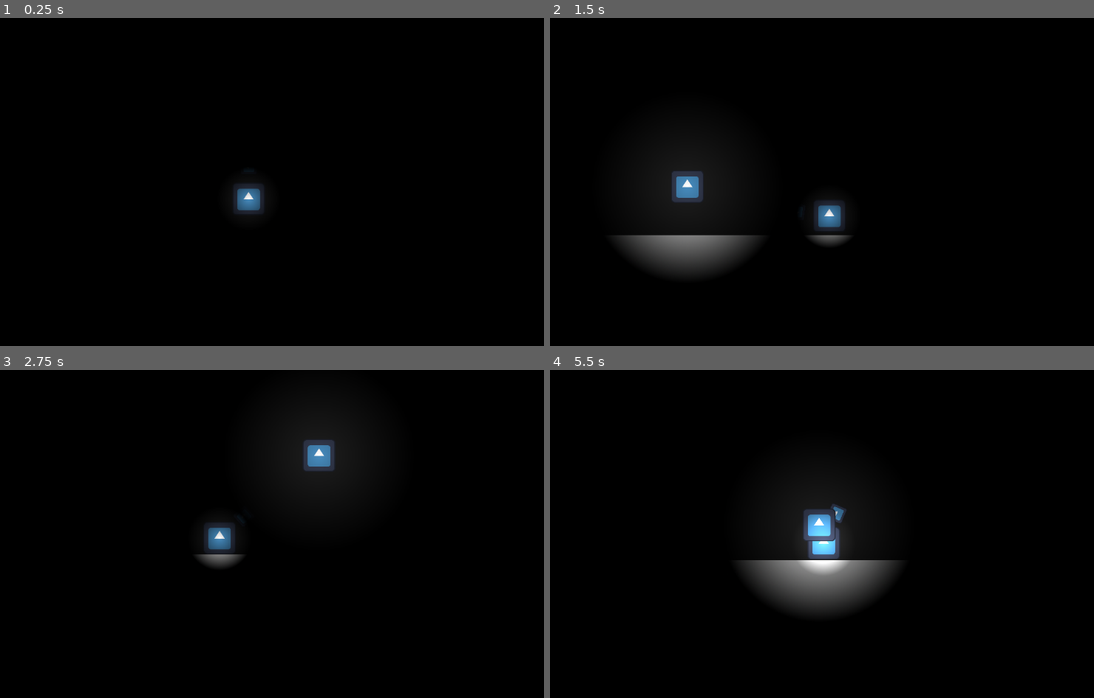
Above: before the commit, frames 1-4 (two rows, left to right).
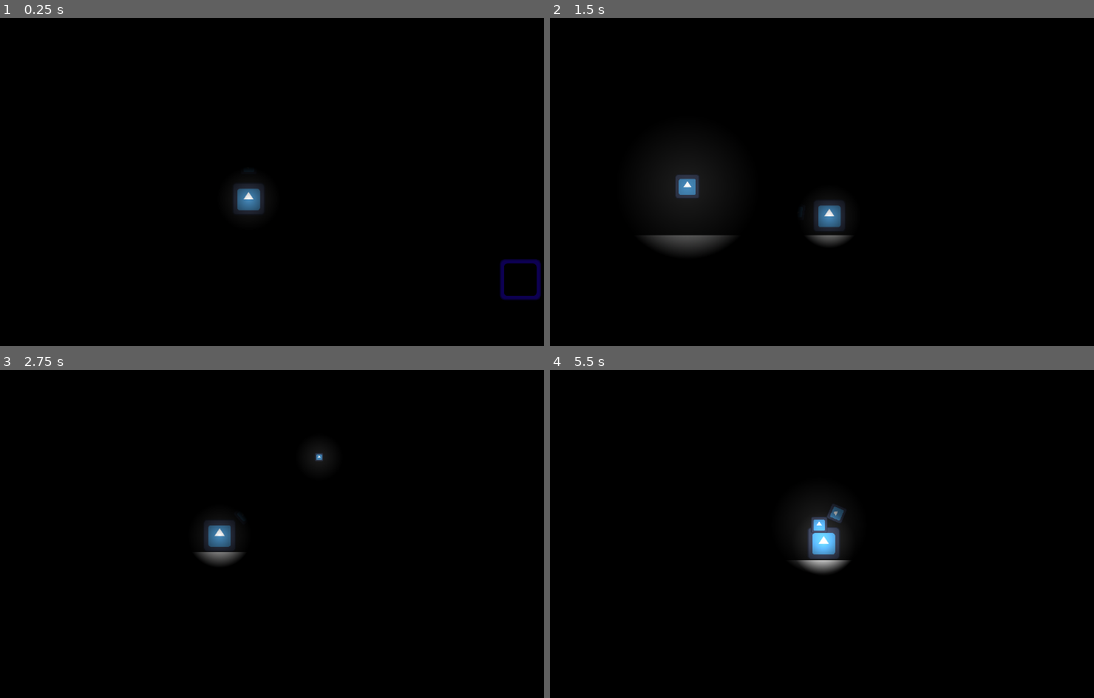
Above: after the commit, the same moments.

Repository: shiftfox/lightformer
Game: Godot game, scene res://scenes/sandbox.tscn
The game is run twice, just before and just after one commit, with the same random seed, the same clock (stepped at 60 frames per second) and the same inputs. The engine's default icon, where the game draws it, is replaced by a stand-in: a white triangle on a blue panel in a dark square.
Inputs (mouse positions are in pixels of both pictures, inside the frame that each line leads up to):
- Up to frame 1 (0.25 s): no input
- Up to frame 2 (1.5 s): move the mouse to (930, 165) at 0.52 s; press the mouse at (930, 165) at 0.53 s; hold Right (right) from 0.53 s (still down); right-click (930, 165) at 0.6 s; tap Space (jump) at 0.77 s; move the mouse to (680, 198) at 1.27 s; release the mouse at (680, 198) at 1.28 s; click (680, 198) at 1.35 s
- Up to frame 3 (2.75 s): tap Space (jump) at 1.52 s; right-click (130, 550) at 1.55 s; move the mouse to (310, 458) at 2.02 s; release Right (right) at 2.03 s; press the mouse at (310, 458) at 2.03 s; hold Left (left) from 2.03 s (still down); right-click (310, 458) at 2.1 s
- Up to frame 4 (5.5 s): move the mouse to (767, 599) at 2.77 s; release Left (left) at 2.78 s; release the mouse at (767, 599) at 2.78 s; hold Right (right) 2.78-4.28 s; click (767, 599) at 2.85 s; tap Space (jump) at 3.02, 3.77, 4.52 s; right-click (767, 599) at 3.05 s; move the mouse to (974, 583) at 3.52 s; press the mouse at (974, 583) at 3.53 s; right-click (974, 583) at 3.6 s; move the mouse to (620, 481) at 4.27 s; release the mouse at (620, 481) at 4.28 s; hold Left (left) 4.28-5.03 s; click (620, 481) at 4.35 s; right-click (620, 481) at 4.55 s; move the mouse to (827, 534) at 5.02 s; press the mouse at (827, 534) at 5.03 s; hold Right (right) from 5.03 s (still down); right-click (827, 534) at 5.1 s

The runs differ from the first frame. In frame 1, 0.4% of the frame differs, in the area x 91-100%, y 73-87%; in frame 2, 2.6%; in frame 3, 0.8%; in frame 4, 4.2%, in the area x 34-65%, y 41-75%.

Commit message:
Light can now shoot out bullets, enemy outline is visible when dark

Diff:
--- a/prefabs/enemy.tscn
+++ b/prefabs/enemy.tscn
@@ -1,8 +1,12 @@
-[gd_scene load_steps=7 format=3 uid="uid://dw21kq408hve"]
+[gd_scene load_steps=9 format=3 uid="uid://dw21kq408hve"]
 
 [ext_resource type="Texture2D" uid="uid://c1fe8jqihe25o" path="res://graphics/sprites/icon.svg" id="1_cuc3g"]
 [ext_resource type="Script" path="res://scripts/enemy.gd" id="1_d3phr"]
+[ext_resource type="Shader" path="res://scripts/enemy.gdshader" id="2_d8xgf"]
 [ext_resource type="Script" path="res://scripts/health.gd" id="3_17drc"]
+
+[sub_resource type="ShaderMaterial" id="ShaderMaterial_hrfvq"]
+shader = ExtResource("2_d8xgf")
 
 [sub_resource type="RectangleShape2D" id="RectangleShape2D_6rest"]
 size = Vector2(32, 32)
@@ -16,6 +20,12 @@
 [node name="Enemy" type="CharacterBody2D"]
 script = ExtResource("1_d3phr")
 speed = 125.0
+
+[node name="Outline" type="Sprite2D" parent="."]
+modulate = Color(0.247059, 0, 1, 1)
+material = SubResource("ShaderMaterial_hrfvq")
+scale = Vector2(0.313, 0.313)
+texture = ExtResource("1_cuc3g")
 
 [node name="Sprite" type="Sprite2D" parent="."]
 scale = Vector2(0.25, 0.25)
--- a/prefabs/light.tscn
+++ b/prefabs/light.tscn
@@ -1,8 +1,9 @@
-[gd_scene load_steps=5 format=3 uid="uid://cw46dl8cpvexc"]
+[gd_scene load_steps=6 format=3 uid="uid://cw46dl8cpvexc"]
 
 [ext_resource type="Texture2D" uid="uid://c1fe8jqihe25o" path="res://graphics/sprites/icon.svg" id="1_4v1do"]
 [ext_resource type="Script" path="res://scripts/light.gd" id="1_ot7yj"]
 [ext_resource type="Texture2D" uid="uid://day326p744ey3" path="res://graphics/sprites/light.webp" id="2_4mx3t"]
+[ext_resource type="PackedScene" uid="uid://cli06dajpfvfm" path="res://prefabs/bullet.tscn" id="2_iu4w8"]
 
 [sub_resource type="CircleShape2D" id="CircleShape2D_u4urg"]
 radius = 96.0
@@ -10,6 +11,11 @@
 [node name="Light" type="Area2D"]
 script = ExtResource("1_ot7yj")
 speed = 10.0
+kill_speed = 10.0
+bullet_prefab = ExtResource("2_iu4w8")
+bullet_speed = 500.0
+bullet_count = 10
+radius = 32.0
 
 [node name="Sprite" type="Sprite2D" parent="."]
 scale = Vector2(0.25, 0.25)
--- a/prefabs/shooter_enemy.tscn
+++ b/prefabs/shooter_enemy.tscn
@@ -8,14 +8,14 @@
 
 [node name="ShooterEnemy" instance=ExtResource("1_bsdko")]
 script = ExtResource("2_a23pc")
-max_distance = 64.0
+max_distance = 128.0
 gravity = Vector2(0, 980)
 
 [node name="Weapon" type="Node2D" parent="." index="5"]
 script = ExtResource("3_adivu")
 fire_rate = 3.0
 inaccuracy = 0.1
-bullet_speed = 500.0
+bullet_speed = 1000.0
 bullet_prefab = ExtResource("4_kp5h8")
 
 [node name="Sprite" type="Sprite2D" parent="Weapon" index="0"]
--- a/scripts/bullet.gd
+++ b/scripts/bullet.gd
@@ -1,4 +1,4 @@
-extends RigidBody2D
+class_name Bullet extends RigidBody2D
 
 enum PlayerSide {
 	ENEMIES,
@@ -16,5 +16,5 @@
 		(area.get_parent() is Enemy and side == PlayerSide.PLAYER):
 		area.get_parent().health.damage(damage)
 
-func hitbox_body_entered(body: Node2D) -> void:
+func hitbox_body_entered(_body: Node2D) -> void:
 	queue_free()
--- a/scripts/camera.gd
+++ b/scripts/camera.gd
@@ -4,4 +4,5 @@
 @export var t_offset: Vector2
 
 func _process(_delta: float) -> void:
-	position = target.position + t_offset
+	if is_instance_valid(target):
+		position = target.position + t_offset
--- /dev/null
+++ b/scripts/enemy.gdshader
@@ -0,0 +1,2 @@
+shader_type canvas_item;
+render_mode unshaded;
--- a/scripts/light.gd
+++ b/scripts/light.gd
@@ -2,8 +2,29 @@
 
 @export var speed: float
 @export var kill_speed: float
+@export var bullet_prefab: PackedScene
+@export var bullet_speed: float
+@export var bullet_count: int
+@export var radius: float
+var target_scale: Vector2
+var max_scale: Vector2
+
+func _ready() -> void:
+	target_scale = scale
+	max_scale = scale
 
 func _process(delta: float) -> void:
 	position = lerp(position, get_global_mouse_position(), speed * delta)
-	scale -= Vector2.ONE * kill_speed * delta
+	scale = lerp(scale, target_scale, kill_speed * delta)
 	if scale.x <= 0: queue_free()
+	if Input.is_action_just_pressed("destroy_light"):
+		var angle_step = TAU / bullet_count
+		for i in range(bullet_count):
+			var angle = i * angle_step
+			var pos = position + Vector2(cos(angle), sin(angle)) * radius
+			var bullet = bullet_prefab.instantiate()
+			bullet.position = pos
+			bullet.rotation = angle
+			call_deferred("add_sibling", bullet)
+			bullet.fire(bullet_speed)
+		target_scale = scale - Vector2.ONE * 0.25
--- a/scripts/weapon.gd
+++ b/scripts/weapon.gd
@@ -17,5 +17,6 @@
 			var rot = $FirePoint.global_rotation + randf_range(-inaccuracy, inaccuracy)
 			bullet.rotation = rot
 			bullet.position = $FirePoint.global_position
+			bullet.side = Bullet.PlayerSide.ENEMIES
 			bullet.fire(bullet_speed)
 			get_tree().current_scene.add_child(bullet)
